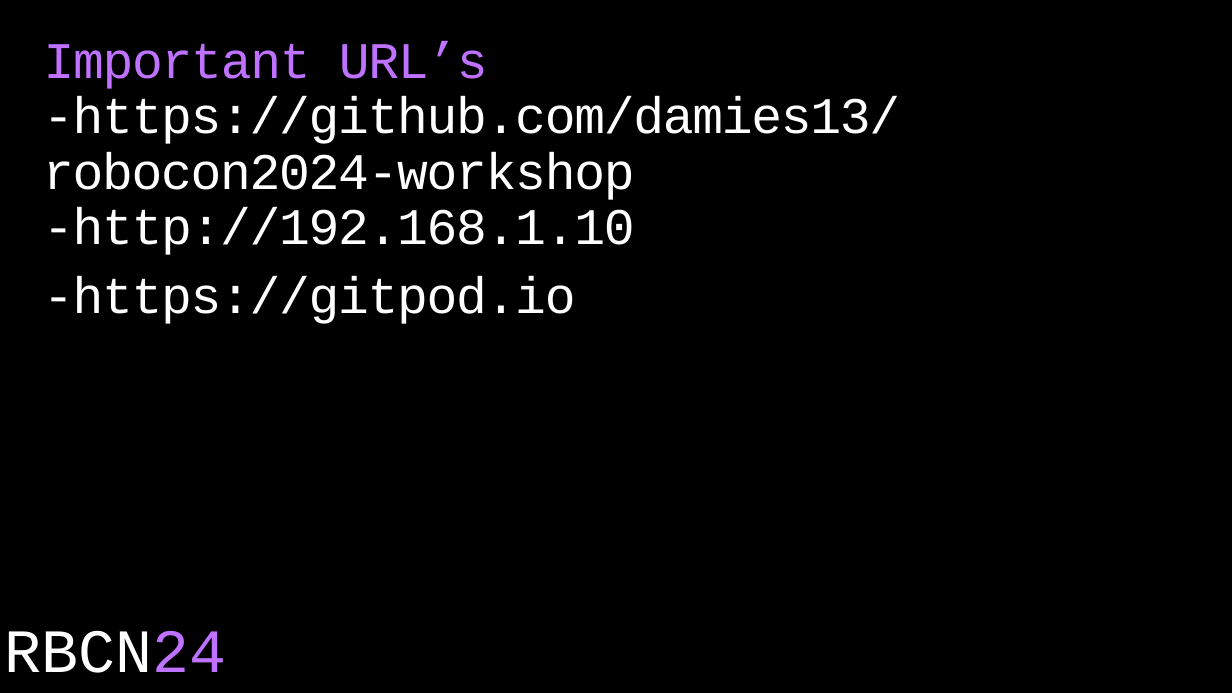
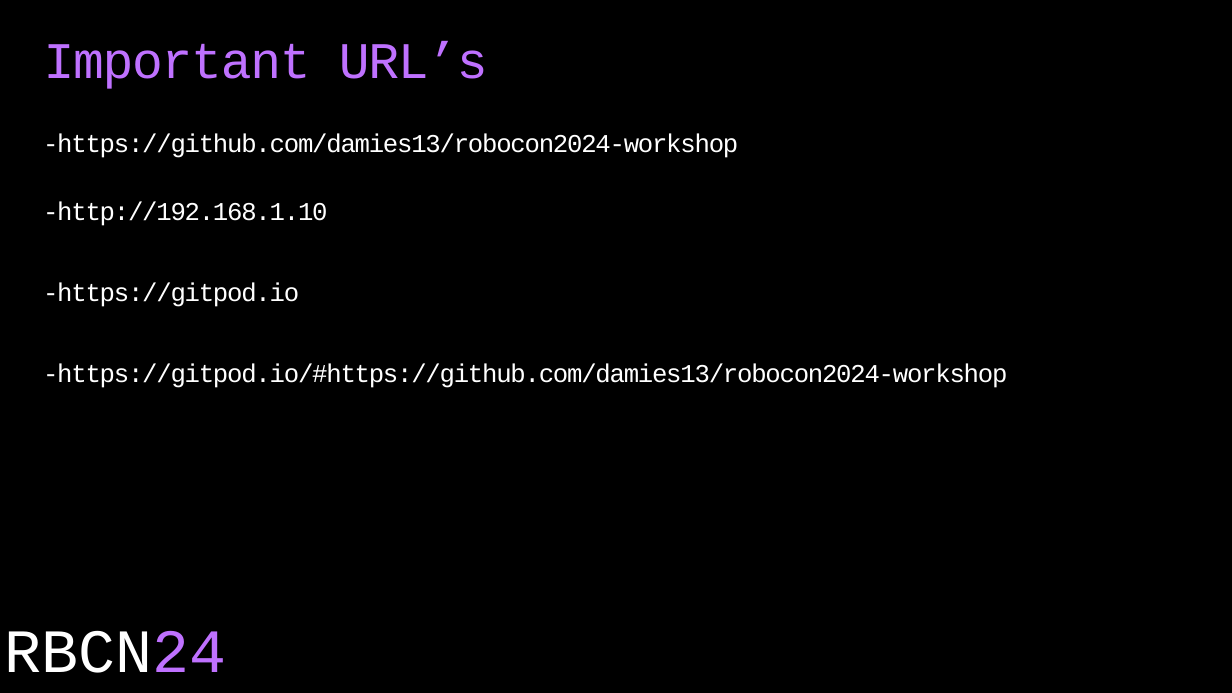
Before and after one commit to damies13/robocon2024-workshop, a slide deck: slide 4 of Workshop.odp. Drawn at 1232x693 pixels with LibreOffice and Linux fonts; fonts in the diff are those of the drawing. Boxes give left, top, right and bottom in pixels: in the first picture for what was removed or moved away, otherwise in the second. Text is boxed around its words. In the diff, an @@ line names an element or a change of style, - is before the commit and + after.

```diff
--- a/Workshop.odp
+++ b/Workshop.odp
@@ text at (43, 133, 738, 226): text changed; size 40 to 20 pt @@
--https://github.com/damies13/robocon2024-workshop
--http://192.168.1.10
+-https://github.com/damies13/robocon2024-workshop
+-http://192.168.1.10
@@ text at (43, 282, 299, 307): size 40 to 20 pt in "-https://gitpod.io" @@
@@ text at (43, 364, 1007, 388): paragraph added @@
+-https://gitpod.io/#https://github.com/damies13/robocon2024-workshop
```
Also in this commit, not shown: 5 other files.
